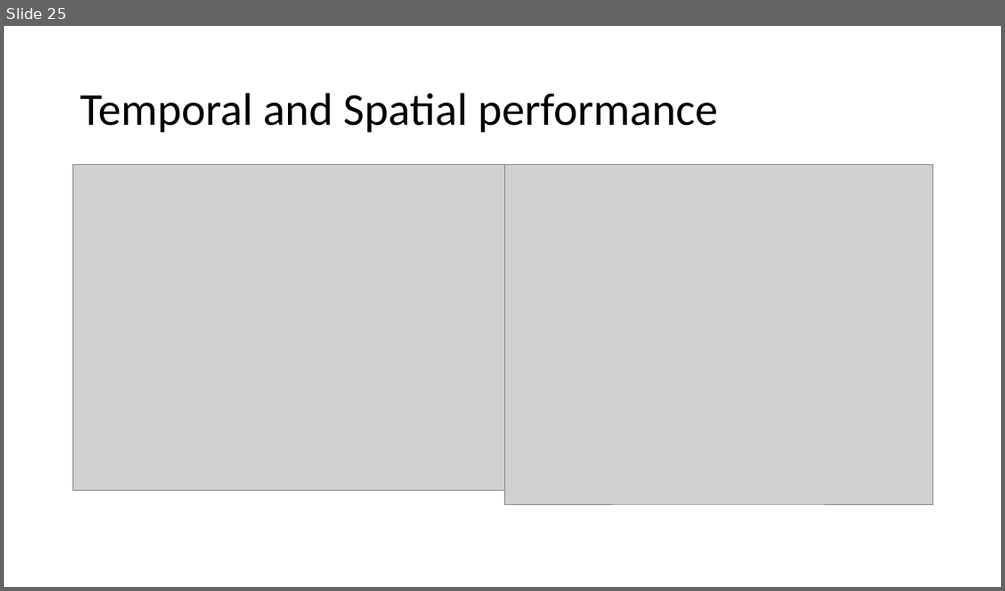
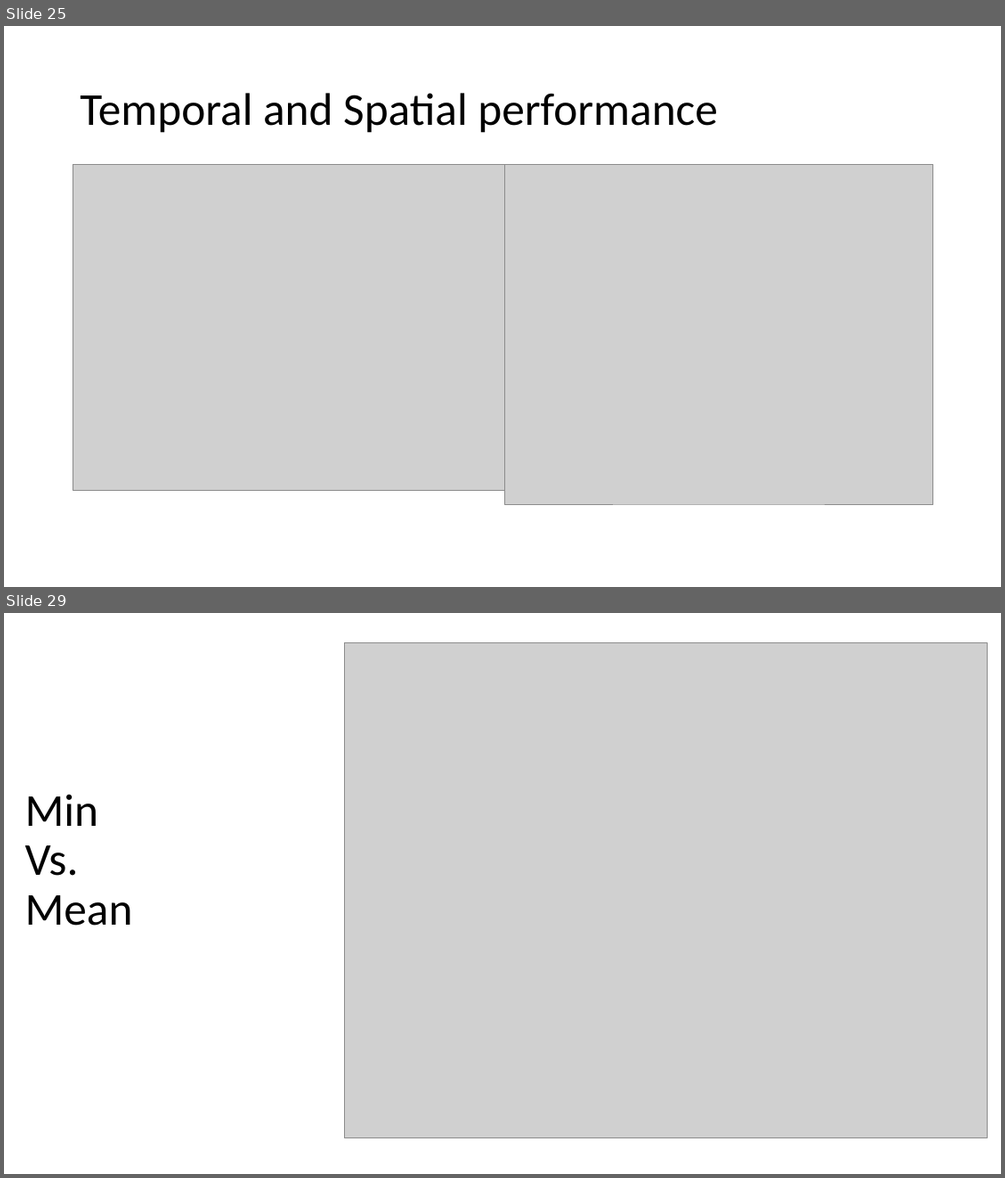
Before and after one commit to OzMashiah/ultra-instinct-modelling, a slide deck: Modeling Results.pptx. Shown one above the other, each under a label of ours: slide 25 before the commit, slides 25 and 29 after it; the slides between them are not shown. The pictures are 1005x591 and 1005x1178 pixels, drawn with LibreOffice and Linux fonts; fonts in the diff are those of the drawing; grey boxes stand for pictures. Boxes give left, top, right and bottom in pixels: in the first picture for what was removed or moved away, otherwise in the second. Text is boxed around its words. In the diff, an @@ line names an element or a change of style, - is before the commit and + after.

```diff
--- a/Modeling Results.pptx
+++ b/Modeling Results.pptx
@@ slide 29 added at (4, 613, 1001, 1174), background #FFFFFF @@
@@ picture added at (344, 643, 987, 1137) @@
@@ title added at (25, 794, 133, 925), 44 pt, text #000000 @@
+Min
+Vs.
+Mean
```
Also in this commit, not shown: 1 slide changed, 8 other slides added.
